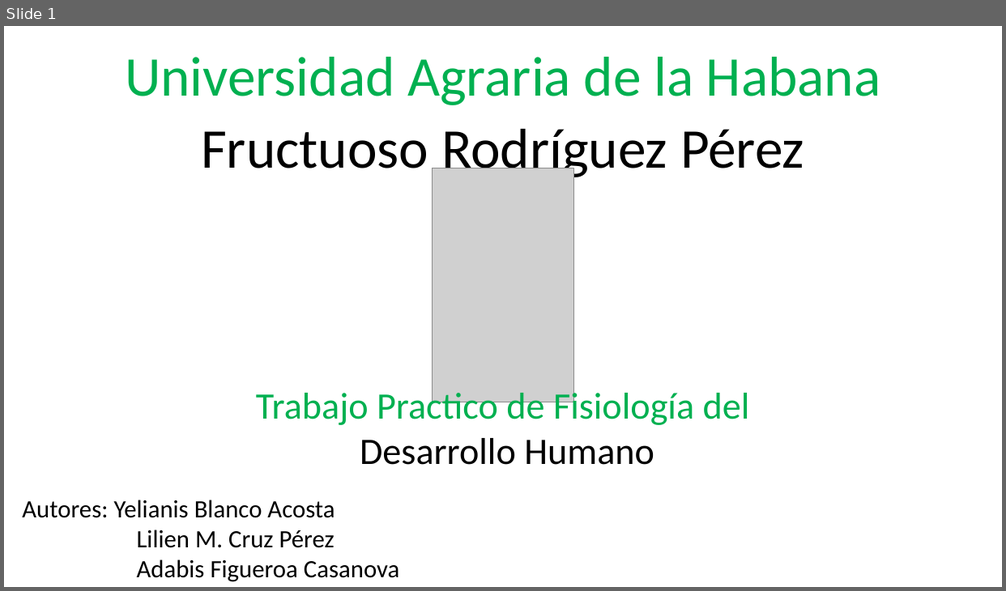
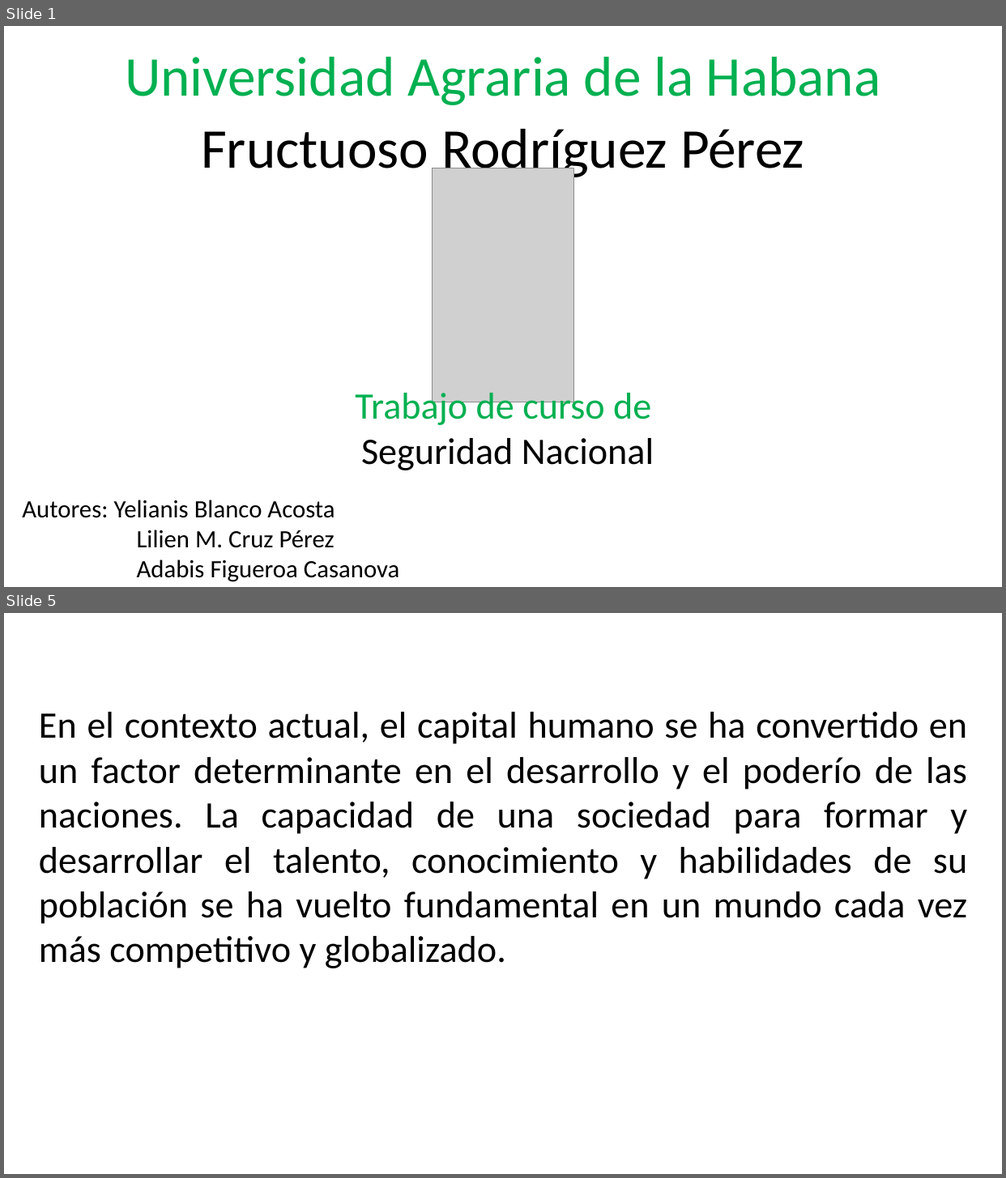
Before and after one commit to yeli120498/yeli120498, a slide deck: Ier Semestre/Seguridad Nacional/Presentacion de seguridad nacionañ.pptx. Shown one above the other, each under a label of ours: slide 1 before the commit, slides 1 and 5 after it; the slides between them are not shown. The pictures are 1006x591 and 1006x1178 pixels, drawn with LibreOffice and Linux fonts; fonts in the diff are those of the drawing; grey boxes stand for pictures. Boxes give left, top, right and bottom in pixels: in the first picture for what was removed or moved away, otherwise in the second. Text is boxed around its words. In the diff, an @@ line names an element or a change of style, - is before the commit and + after.

Commit message:
Presentacion y distribucion de la presentacion del trabajo de seguridad nacional

```diff
--- a/Ier Semestre/Seguridad Nacional/Presentacion de seguridad nacionañ.pptx
+++ b/Ier Semestre/Seguridad Nacional/Presentacion de seguridad nacionañ.pptx
@@ slide 5 added at (4, 613, 1002, 1174), background #FFFFFF @@
@@ text added at (39, 712, 967, 969), 36 pt, text #000000 @@
+En el contexto actual, el capital humano se ha convertido en un factor determinante en el desarrollo y el poderío de las naciones. La capacidad de una sociedad para formar y desarrollar el talento, conocimiento y habilidades de su población se ha vuelto fundamental en un mundo cada vez más competitivo y globalizado.
@@ slide 1 changed as well @@
@@ text at (355, 388, 654, 471): text changed; text colour #00B050 to #000000 @@
-Trabajo Practico de Fisiología del
-Desarrollo Humano
+Trabajo de curso de
+Seguridad Nacional
```
Also in this commit, not shown: 1 other slide changed, 6 other slides added, 12 slides removed, 1 other file.
